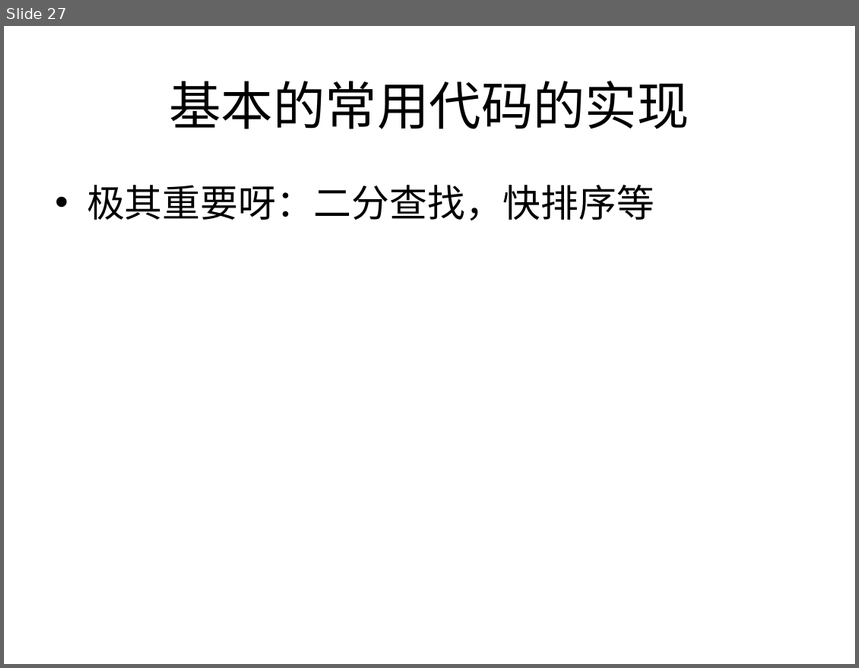
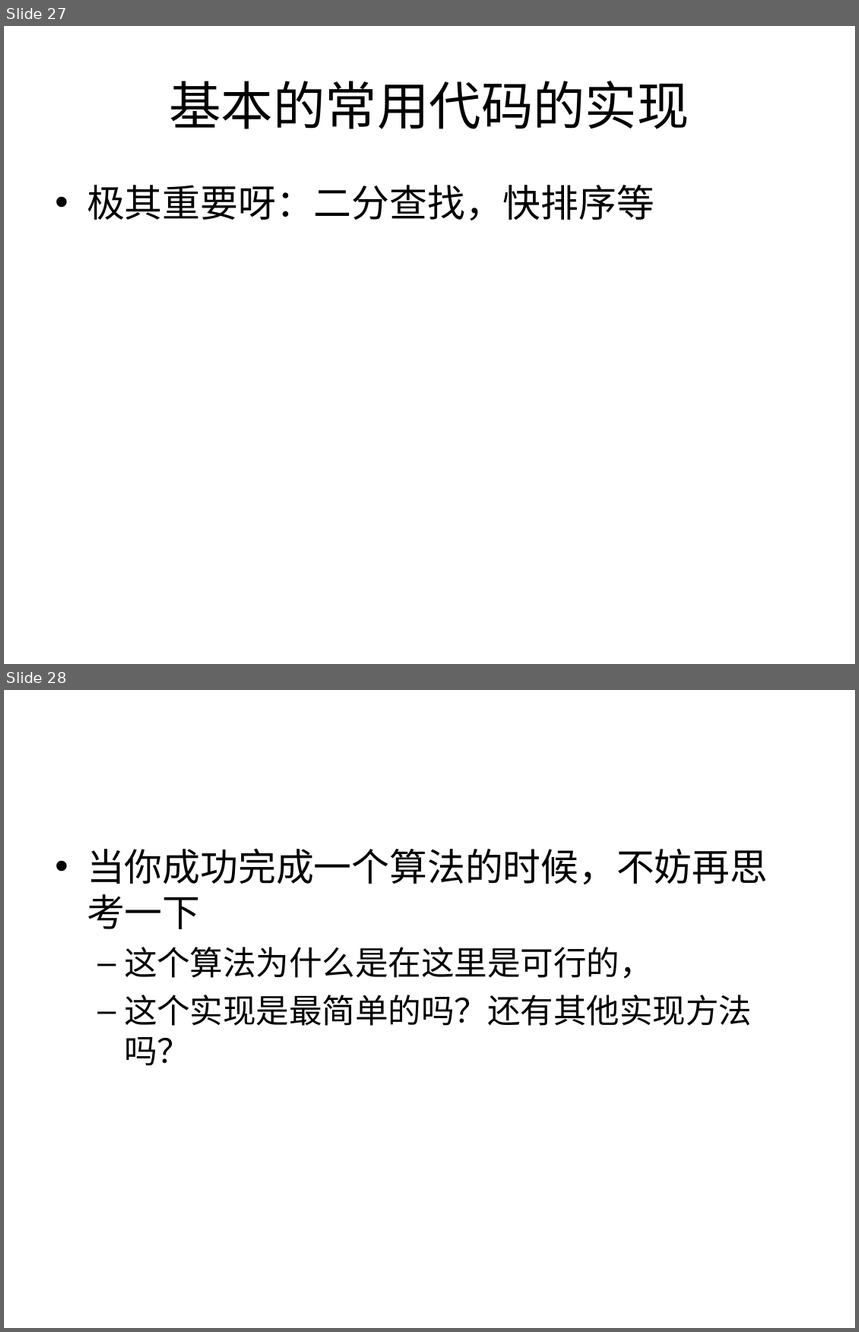
Before and after one commit to houjingbiao/leetcode, a slide deck: solutions/00conclusion.ppt. Shown one above the other, each under a label of ours: slide 27 before the commit, slides 27 and 28 after it. The pictures are 859x668 and 859x1332 pixels, drawn with LibreOffice and Linux fonts; fonts in the diff are those of the drawing. Boxes give left, top, right and bottom in pixels: in the first picture for what was removed or moved away, otherwise in the second. Text is boxed around its words. In the diff, an @@ line names an element or a change of style, - is before the commit and + after.

```diff
--- a/solutions/00conclusion.ppt
+++ b/solutions/00conclusion.ppt
@@ slide 28 added at (x1=4, y1=690, x2=855, y2=1328), background #FFFFFF @@
@@ text added at (x1=87, y1=849, x2=768, y2=1066), 28 pt, text #000000 @@
+• 当你成功完成一个算法的时候，不妨再思考一下
+  – 这个算法为什么是在这里是可行的，
+  – 这个实现是最简单的吗？还有其他实现方法吗？
```
Also in this commit, not shown: 2 other slides added, 2 other files.
